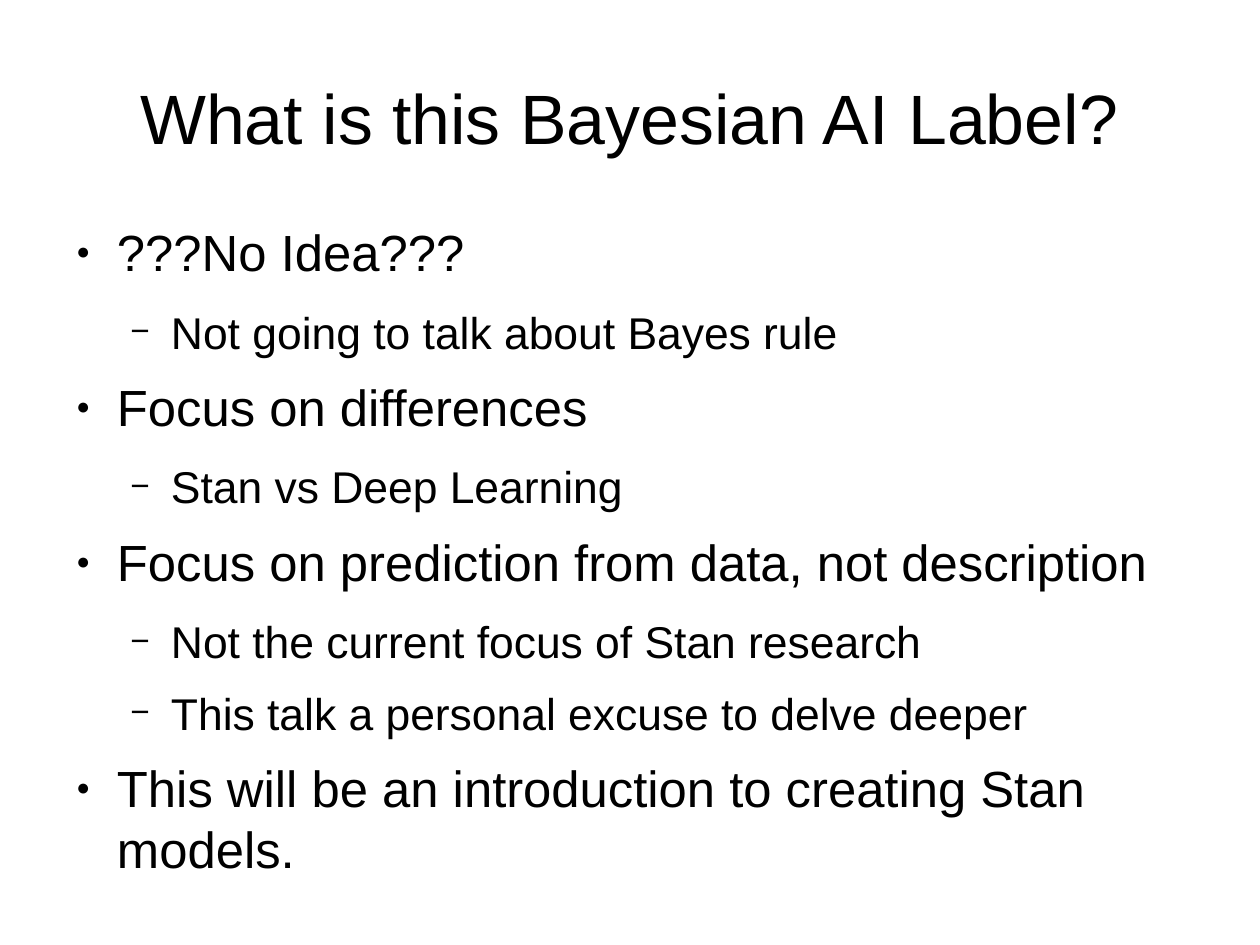
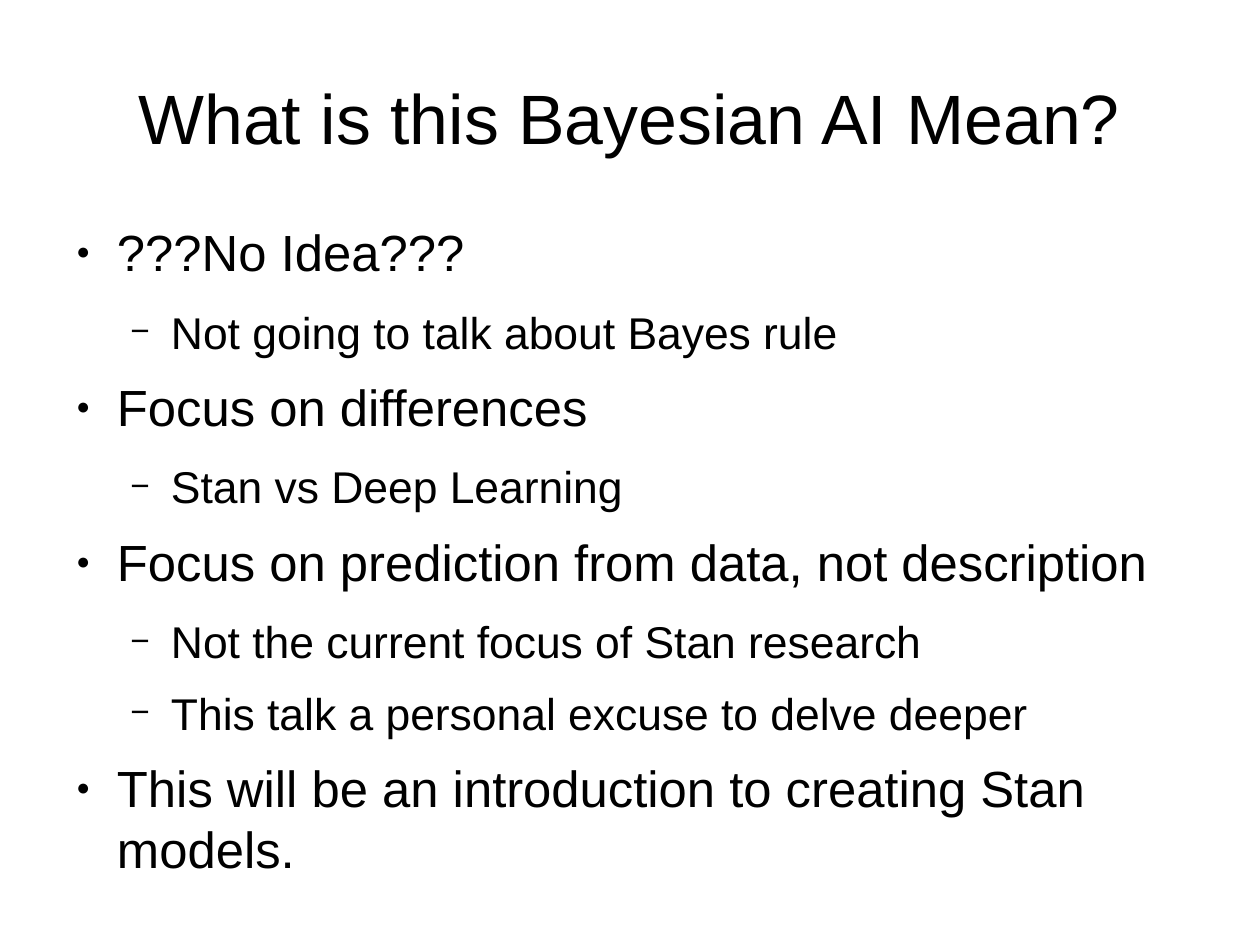
Before and after one commit to breckbaldwin/StanIsThePlan, a slide deck: slide 18 of talks/burlingtonMeetup2019/BurlingtonMeetup.odp (slide 2 before the commit). Drawn at 1260x945 pixels with LibreOffice and Linux fonts; fonts in the diff are those of the drawing. Boxes give left, top, right and bottom in pixels: in the first picture for what was removed or moved away, otherwise in the second. Text is boxed around its words. In the diff, an @@ line names an element or a change of style, - is before the commit and + after.

```diff
--- a/talks/burlingtonMeetup2019/BurlingtonMeetup.odp
+++ b/talks/burlingtonMeetup2019/BurlingtonMeetup.odp
@@ title at box(138, 93, 1119, 157): text changed @@
-What is this Bayesian AI Label?
+What is this Bayesian AI Mean?
```
Also in this commit, not shown: 4 other slides changed, 15 slides added, 2 slides removed.
